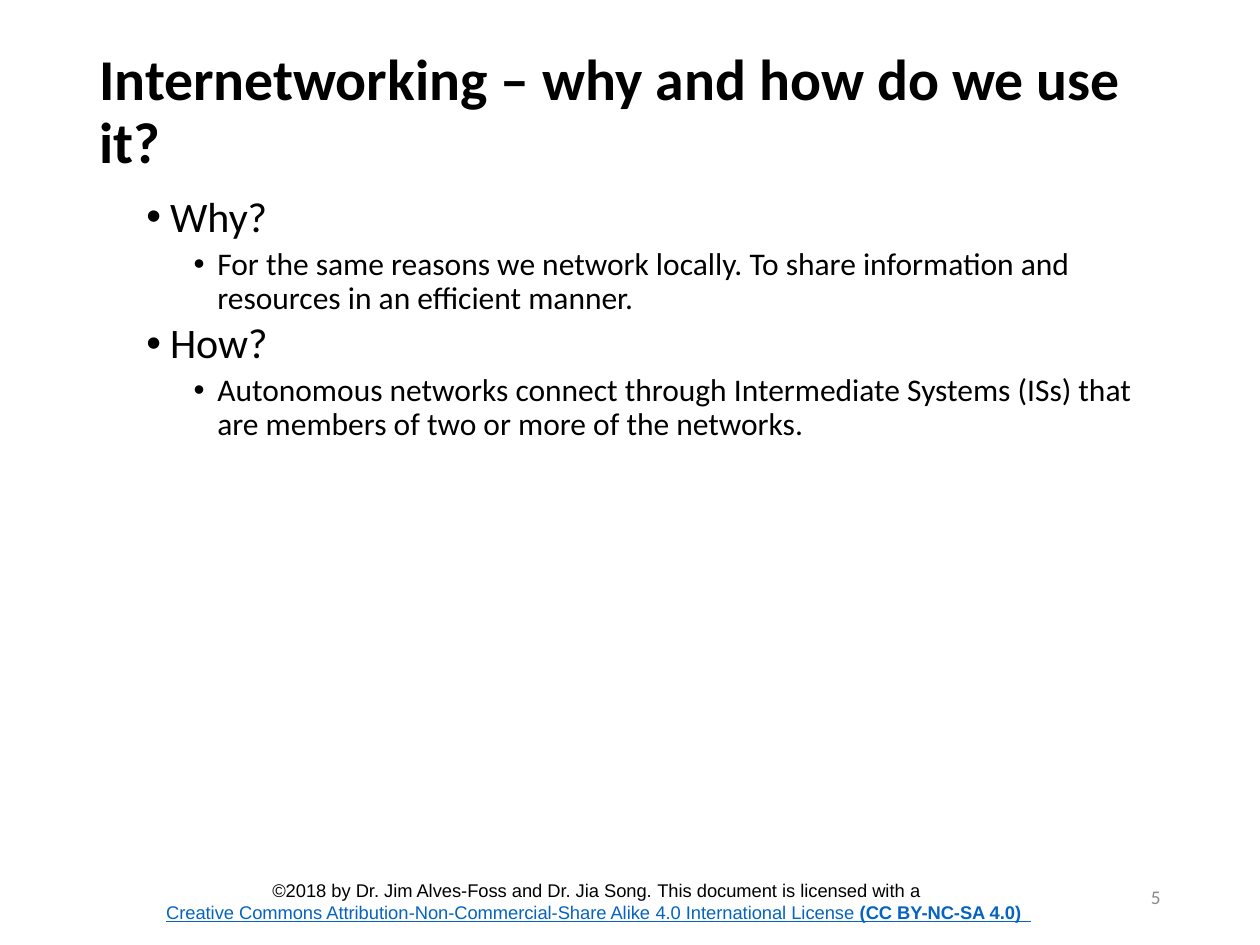
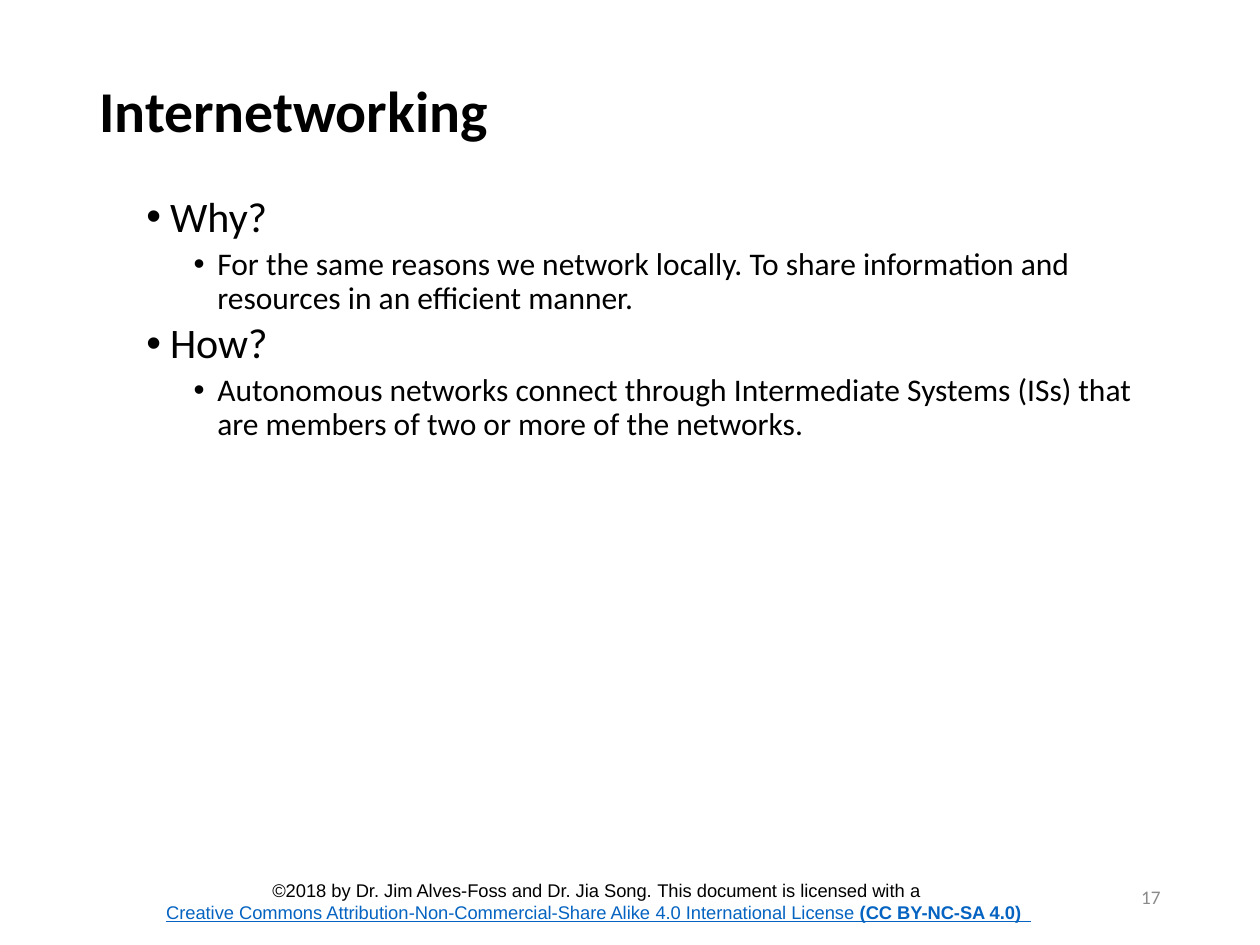
Before and after one commit to CenterForSecureAndDependableSystems/Teaching-Materials, a slide deck: slide 17 of Network-Security/Module_1 Internetworking/Lesson_2_Internetworking.pptx (slide 5 before the commit). Drawn at 1260x945 pixels with LibreOffice and Linux fonts; fonts in the diff are those of the drawing; background and template pictures are left out. Boxes give left, top, right and bottom in pixels: in the first picture for what was removed or moved away, otherwise in the second. Text is boxed around its words. In the diff, an @@ line names an element or a change of style, - is before the commit and + after.

```diff
--- a/Network-Security/Module_1 Internetworking/Lesson_2_Internetworking.pptx
+++ b/Network-Security/Module_1 Internetworking/Lesson_2_Internetworking.pptx
@@ title at bbox=[99, 91, 487, 142]: text changed @@
-Internetworking – why and how do we use it?
+Internetworking
@@ page number at bbox=[1141, 891, 1160, 904]: text changed @@
-5
+17
```
Also in this commit, not shown: 60 other slides changed, 12 slides added, 24 other files.
